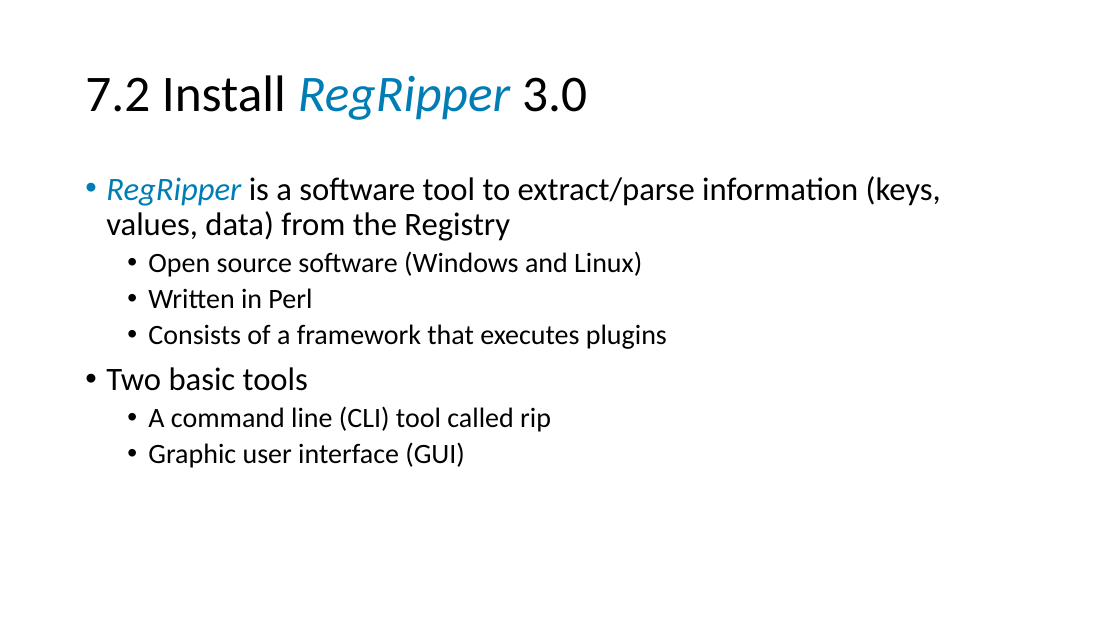
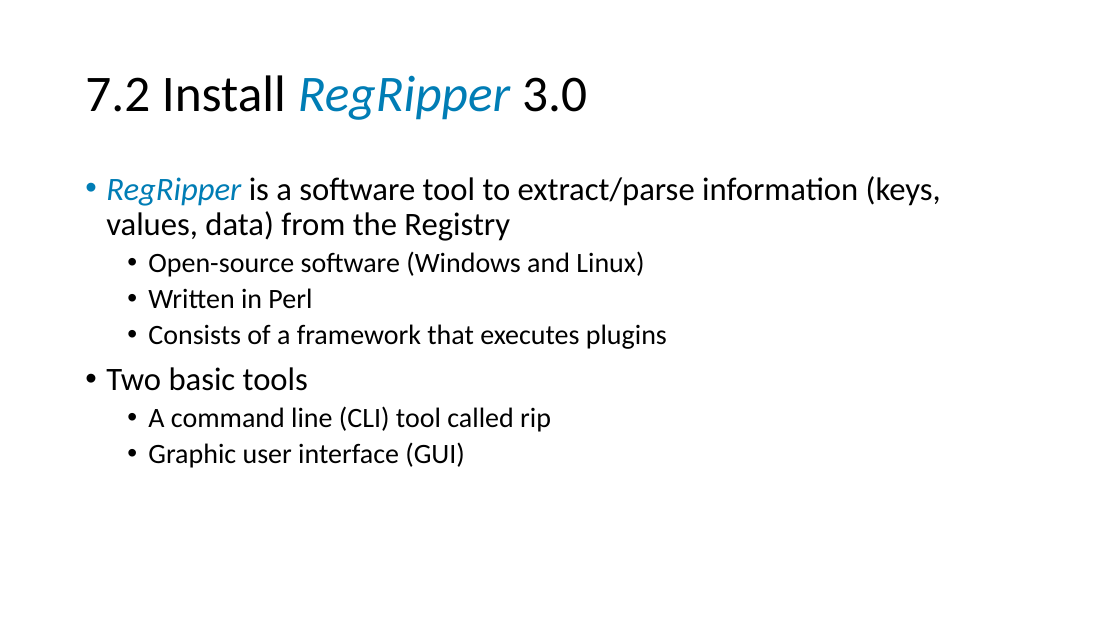
Before and after one commit to frankwxu/digital-forensics-lab, a slide deck: slide 39 of NIST_Data_Leakage_Case/NIST_Data_Leakage_00_Env_Setting.pptx (slide 38 before the commit). Drawn at 1120x630 pixels with LibreOffice and Linux fonts; fonts in the diff are those of the drawing; background and template pictures are left out. Boxes give left, top, right and bottom in pixels: in the first picture for what was removed or moved away, otherwise in the second. Text is boxed around its words. In the diff, an @@ line names an element or a change of style, - is before the commit and + after.

```diff
--- a/NIST_Data_Leakage_Case/NIST_Data_Leakage_00_Env_Setting.pptx
+++ b/NIST_Data_Leakage_Case/NIST_Data_Leakage_00_Env_Setting.pptx
@@ text at (x1=148, y1=251, x2=644, y2=277): text changed @@
-  • Open source software (Windows and Linux)
+  • Open-source software (Windows and Linux)
```
Also in this commit, not shown: 11 other slides changed, 1 slide added, 10 other files.
